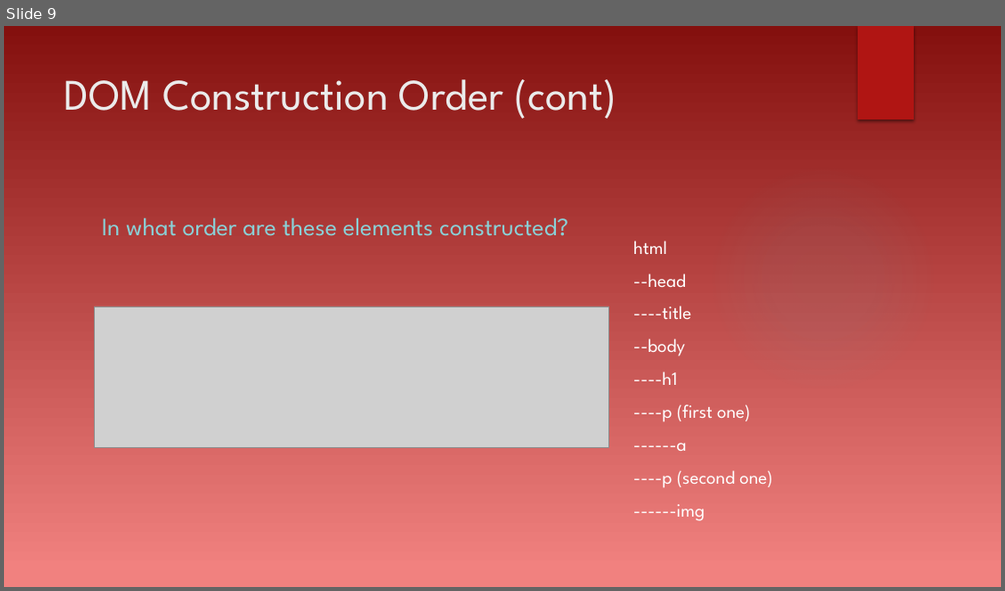
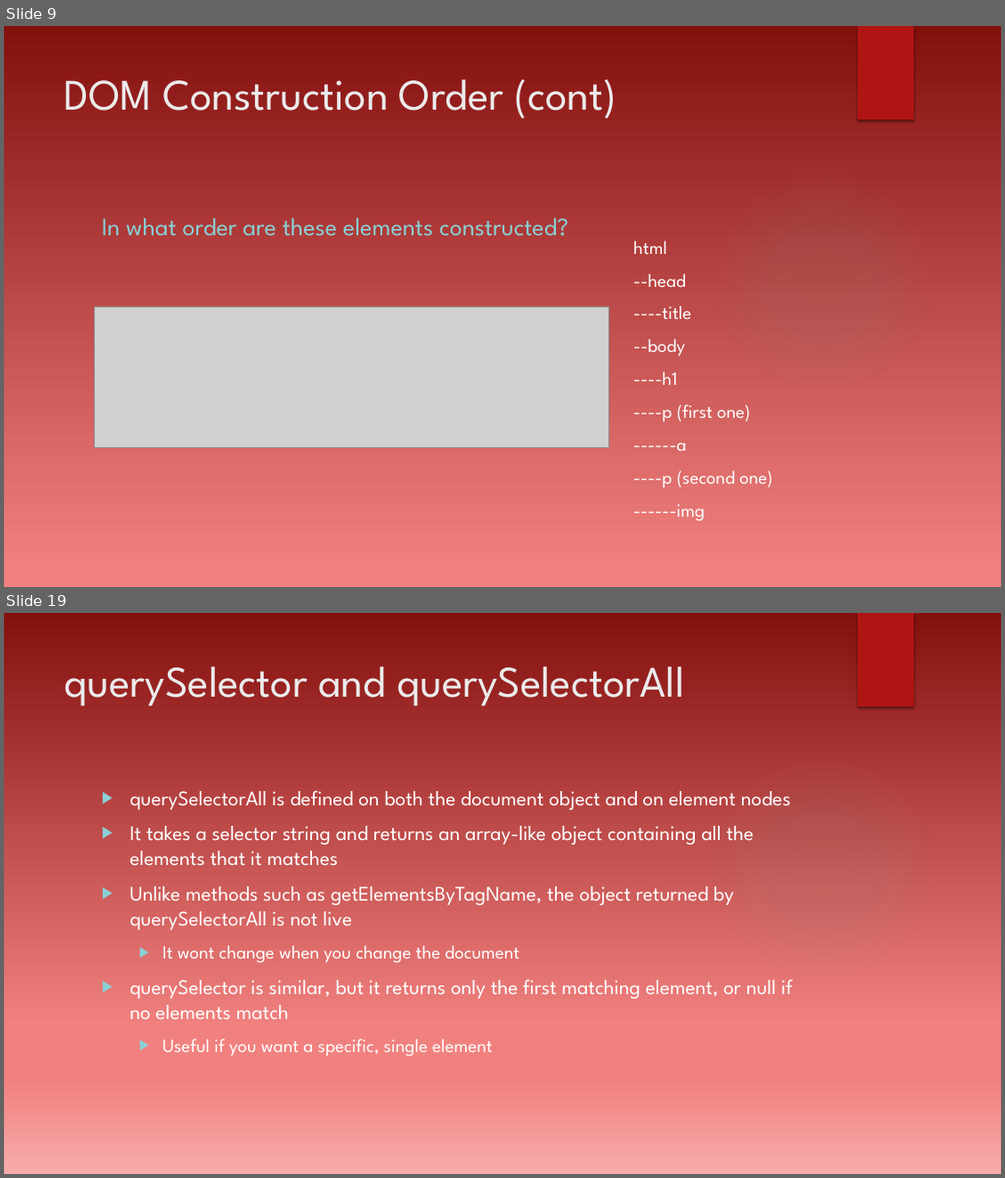
Before and after one commit to dtarvin/evening-work, a slide deck: document-object-model-presentation/Document Object Model.pptx. Shown one above the other, each under a label of ours: slide 9 before the commit, slides 9 and 19 after it; the slides between them are not shown. The pictures are 1005x591 and 1005x1178 pixels, drawn with LibreOffice and Linux fonts; fonts in the diff are those of the drawing; grey boxes stand for pictures; background and template pictures are left out. Boxes give left, top, right and bottom in pixels: in the first picture for what was removed or moved away, otherwise in the second. Text is boxed around its words. In the diff, an @@ line names an element or a change of style, - is before the commit and + after.

```diff
--- a/document-object-model-presentation/Document Object Model.pptx
+++ b/document-object-model-presentation/Document Object Model.pptx
@@ slide 19 added at (4,613,1001,1174), background gradient #84100E to #F1817F to #F6ABAA; not listed: 2 template elements that a slide beside it also shows @@
@@ title added at (65,666,684,706), 42 pt, text #EBEBEB @@
+querySelector and querySelectorAll
@@ text added at (129,790,793,1056), 20 pt, text #FFFFFF @@
+▶ querySelectorAll is defined on both the document object and on element nodes
+▶ It takes a selector string and returns an array-like object containing all the elements that it matches
+▶ Unlike methods such as getElementsByTagName, the object returned by querySelectorAll is not live
+  ▶ It wont change when you change the document
+▶ querySelector is similar, but it returns only the first matching element, or null if no elements match
+  ▶ Useful if you want a specific, single element
```
Also in this commit, not shown: 1 slide changed, 10 other slides added, 3 other files.
